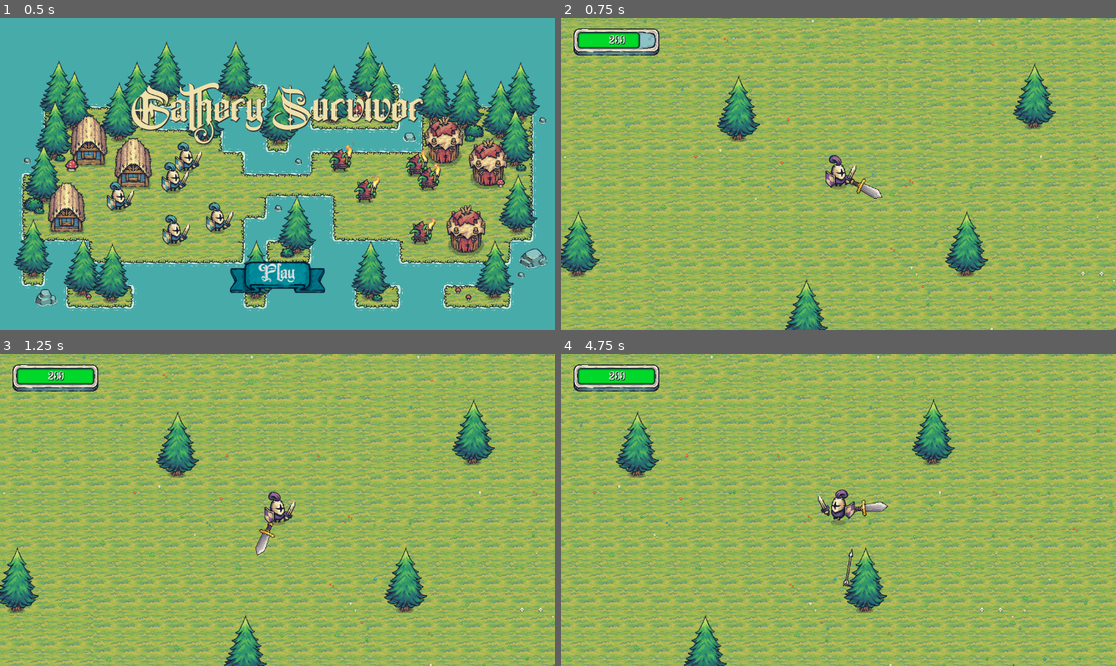
Above: before the commit, frames 1-4 (two rows, left to right).
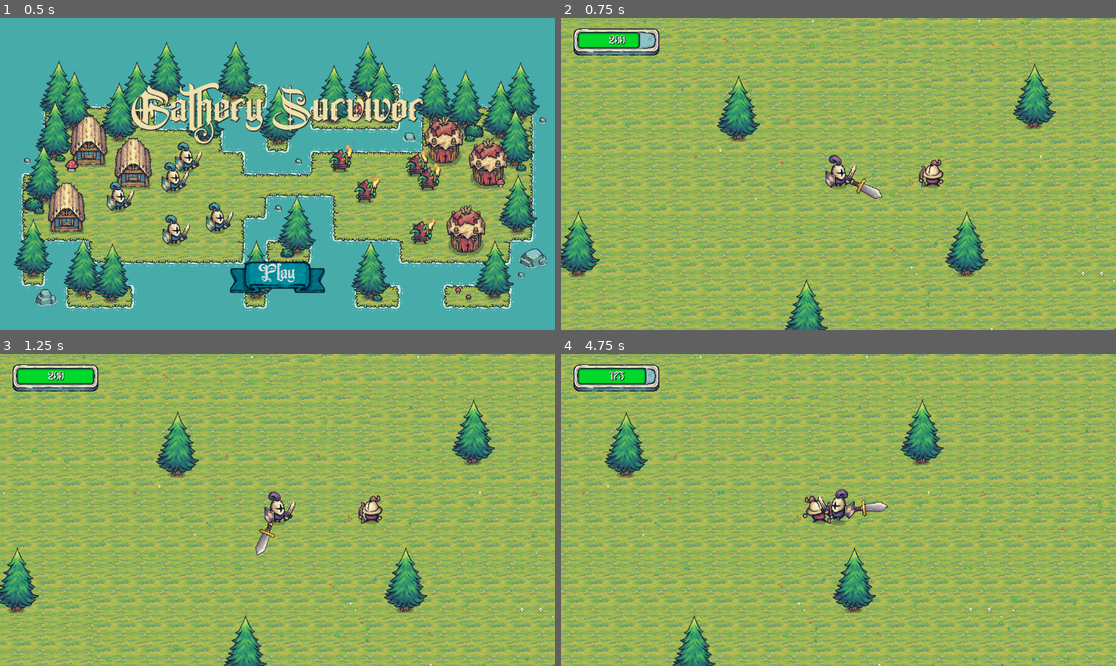
Above: after the commit, the same moments.

Repository: dev-abraao/gathery-survivor
Game: Godot game, scene res://Scenes/Menu/main_menu.tscn
Same seed, same stepped clock (60 frames per second), same inputs: the game is played once before the commit and once after it. Sound files missing from this copy of the repository are replaced by a short silence.
Inputs:
- Up to frame 1 (0.5 s): no input
- Up to frame 2 (0.75 s): click "Play" at 0.5 s
- Up to frame 3 (1.25 s): no input
- Up to frame 4 (4.75 s): hold Right (ui_right) 1.28-2.03 s; hold Down (ui_down) 2.03-2.78 s; hold Right (ui_right) 2.78-3.53 s; hold Up (ui_up) 3.53-4.28 s; hold Left (ui_left) from 4.28 s (still down)

Frame 1 is identical in both runs. In frame 2, 0.3% of the frame differs, in the area x 64-69%, y 45-55%; in frame 3, 0.3%; in frame 4, 51%, in the area x 0-100%, y 0-100%.

Commit message:
archer nerf and level up buff

Diff:
--- a/Scenes/Enemies/Archer/Archer.tscn
+++ b/Scenes/Enemies/Archer/Archer.tscn
@@ -1,12 +1,93 @@
-[gd_scene load_steps=13 format=3 uid="uid://c3p2tc4augo0y"]
+[gd_scene load_steps=34 format=3 uid="uid://c3p2tc4augo0y"]
 
 [ext_resource type="Script" uid="uid://b1a80e5jv2fl4" path="res://Scenes/Enemies/Archer/archer.gd" id="1_v2wp6"]
+[ext_resource type="Texture2D" uid="uid://dinn0mf67uaaf" path="res://Assets/Factions/Knights/Troops/Dead/Dead.png" id="2_7qe04"]
 [ext_resource type="Texture2D" uid="uid://i81tkdxn2qlp" path="res://Assets/Factions/Knights/Troops/Archer/Red/Archer_Red.png" id="2_vdg1n"]
 
 [sub_resource type="CapsuleShape2D" id="CapsuleShape2D_7qe04"]
 radius = 26.0
 height = 70.0
 
+[sub_resource type="AtlasTexture" id="AtlasTexture_te77c"]
+atlas = ExtResource("2_7qe04")
+region = Rect2(0, 0, 128, 128)
+
+[sub_resource type="AtlasTexture" id="AtlasTexture_mo3ob"]
+atlas = ExtResource("2_7qe04")
+region = Rect2(128, 0, 128, 128)
+
+[sub_resource type="AtlasTexture" id="AtlasTexture_1i1hj"]
+atlas = ExtResource("2_7qe04")
+region = Rect2(256, 0, 128, 128)
+
+[sub_resource type="AtlasTexture" id="AtlasTexture_qgnnf"]
+atlas = ExtResource("2_7qe04")
+region = Rect2(384, 0, 128, 128)
+
+[sub_resource type="AtlasTexture" id="AtlasTexture_mb63p"]
+atlas = ExtResource("2_7qe04")
+region = Rect2(512, 0, 128, 128)
+
+[sub_resource type="AtlasTexture" id="AtlasTexture_0xpoj"]
+atlas = ExtResource("2_7qe04")
+region = Rect2(640, 0, 128, 128)
+
+[sub_resource type="AtlasTexture" id="AtlasTexture_cy16e"]
+atlas = ExtResource("2_7qe04")
+region = Rect2(768, 0, 128, 128)
+
+[sub_resource type="AtlasTexture" id="AtlasTexture_k38an"]
+atlas = ExtResource("2_7qe04")
+region = Rect2(0, 128, 128, 128)
+
+[sub_resource type="AtlasTexture" id="AtlasTexture_a8s1q"]
+atlas = ExtResource("2_7qe04")
+region = Rect2(128, 128, 128, 128)
+
+[sub_resource type="AtlasTexture" id="AtlasTexture_ad20k"]
+atlas = ExtResource("2_7qe04")
+region = Rect2(256, 128, 128, 128)
+
+[sub_resource type="AtlasTexture" id="AtlasTexture_3jpb3"]
+atlas = ExtResource("2_7qe04")
+region = Rect2(384, 128, 128, 128)
+
+[sub_resource type="AtlasTexture" id="AtlasTexture_isr83"]
+atlas = ExtResource("2_7qe04")
+region = Rect2(512, 128, 128, 128)
+
+[sub_resource type="AtlasTexture" id="AtlasTexture_c6yv5"]
+atlas = ExtResource("2_7qe04")
+region = Rect2(640, 128, 128, 128)
+
+[sub_resource type="AtlasTexture" id="AtlasTexture_xto8i"]
+atlas = ExtResource("2_7qe04")
+region = Rect2(768, 128, 128, 128)
+
+[sub_resource type="AtlasTexture" id="AtlasTexture_vdg1n"]
+atlas = ExtResource("2_vdg1n")
+region = Rect2(0, 0, 192, 192)
+
+[sub_resource type="AtlasTexture" id="AtlasTexture_7qe04"]
+atlas = ExtResource("2_vdg1n")
+region = Rect2(192, 0, 192, 192)
+
+[sub_resource type="AtlasTexture" id="AtlasTexture_vpetq"]
+atlas = ExtResource("2_vdg1n")
+region = Rect2(384, 0, 192, 192)
+
+[sub_resource type="AtlasTexture" id="AtlasTexture_yb68p"]
+atlas = ExtResource("2_vdg1n")
+region = Rect2(576, 0, 192, 192)
+
+[sub_resource type="AtlasTexture" id="AtlasTexture_ckcc7"]
+atlas = ExtResource("2_vdg1n")
+region = Rect2(768, 0, 192, 192)
+
+[sub_resource type="AtlasTexture" id="AtlasTexture_xhn2u"]
+atlas = ExtResource("2_vdg1n")
+region = Rect2(960, 0, 192, 192)
+
 [sub_resource type="AtlasTexture" id="AtlasTexture_2n3br"]
 atlas = ExtResource("2_vdg1n")
 region = Rect2(0, 768, 192, 192)
@@ -42,6 +123,76 @@
 [sub_resource type="SpriteFrames" id="SpriteFrames_te77c"]
 animations = [{
 "frames": [{
+"duration": 1.0,
+"texture": SubResource("AtlasTexture_te77c")
+}, {
+"duration": 1.0,
+"texture": SubResource("AtlasTexture_mo3ob")
+}, {
+"duration": 1.0,
+"texture": SubResource("AtlasTexture_1i1hj")
+}, {
+"duration": 1.0,
+"texture": SubResource("AtlasTexture_qgnnf")
+}, {
+"duration": 1.0,
+"texture": SubResource("AtlasTexture_mb63p")
+}, {
+"duration": 1.0,
+"texture": SubResource("AtlasTexture_0xpoj")
+}, {
+"duration": 1.0,
+"texture": SubResource("AtlasTexture_cy16e")
+}, {
+"duration": 1.0,
+"texture": SubResource("AtlasTexture_k38an")
+}, {
+"duration": 1.0,
+"texture": SubResource("AtlasTexture_a8s1q")
+}, {
+"duration": 1.0,
+"texture": SubResource("AtlasTexture_ad20k")
+}, {
+"duration": 1.0,
+"texture": SubResource("AtlasTexture_3jpb3")
+}, {
+"duration": 1.0,
+"texture": SubResource("AtlasTexture_isr83")
+}, {
+"duration": 1.0,
+"texture": SubResource("AtlasTexture_c6yv5")
+}, {
+"duration": 1.0,
+"texture": SubResource("AtlasTexture_xto8i")
+}],
+"loop": true,
+"name": &"death",
+"speed": 10.0
+}, {
+"frames": [{
+"duration": 1.0,
+"texture": SubResource("AtlasTexture_vdg1n")
+}, {
+"duration": 1.0,
+"texture": SubResource("AtlasTexture_7qe04")
+}, {
+"duration": 1.0,
+"texture": SubResource("AtlasTexture_vpetq")
+}, {
+"duration": 1.0,
+"texture": SubResource("AtlasTexture_yb68p")
+}, {
+"duration": 1.0,
+"texture": SubResource("AtlasTexture_ckcc7")
+}, {
+"duration": 1.0,
+"texture": SubResource("AtlasTexture_xhn2u")
+}],
+"loop": true,
+"name": &"idle",
+"speed": 10.0
+}, {
+"frames": [{
 "duration": 2.0,
 "texture": SubResource("AtlasTexture_2n3br")
 }, {
@@ -57,7 +208,7 @@
 "duration": 2.0,
 "texture": SubResource("AtlasTexture_0qcgx")
 }, {
-"duration": 2.0,
+"duration": 1.0,
 "texture": SubResource("AtlasTexture_6ado5")
 }, {
 "duration": 2.0,
@@ -68,7 +219,7 @@
 }],
 "loop": true,
 "name": &"shoot",
-"speed": 5.0
+"speed": 10.0
 }]
 
 [node name="Archer" type="CharacterBody2D"]
@@ -81,4 +232,5 @@
 [node name="AnimatedSprite2D" type="AnimatedSprite2D" parent="."]
 sprite_frames = SubResource("SpriteFrames_te77c")
 animation = &"shoot"
-frame_progress = 0.434643
+
+[connection signal="animation_finished" from="AnimatedSprite2D" to="." method="_on_animated_sprite_2d_animation_finished"]
--- a/Scenes/Enemies/Archer/Arrow/Arrow.tscn
+++ b/Scenes/Enemies/Archer/Arrow/Arrow.tscn
@@ -4,17 +4,17 @@
 [ext_resource type="Texture2D" uid="uid://dj72stjir6xi3" path="res://Assets/Factions/Knights/Troops/Archer/Arrow/Arrow.png" id="1_tw5rp"]
 
 [sub_resource type="RectangleShape2D" id="RectangleShape2D_62jlb"]
-size = Vector2(101, 11)
+size = Vector2(64, 11)
 
 [node name="Arrow" type="Area2D"]
 z_index = 1
 script = ExtResource("1_62jlb")
 
 [node name="CollisionShape2D" type="CollisionShape2D" parent="."]
-position = Vector2(18.5, -0.5)
+position = Vector2(19, -0.5)
 shape = SubResource("RectangleShape2D_62jlb")
 
 [node name="Sprite2D" type="Sprite2D" parent="."]
 position = Vector2(18.5, 0)
-scale = Vector2(1.57813, 1)
+scale = Vector2(1, 0.634)
 texture = ExtResource("1_tw5rp")
--- a/Scenes/Enemies/Archer/Arrow/arrow.gd
+++ b/Scenes/Enemies/Archer/Arrow/arrow.gd
@@ -1,7 +1,7 @@
 extends Area2D
 
-var speed: float = 500.0
-var damage: int = 50
+var speed: float = 350.0
+var damage: int = 25
 var direction: Vector2
 var lifetime: float = 5.0
 @onready var sprite = $Sprite2D
--- a/Scenes/Enemies/Archer/archer.gd
+++ b/Scenes/Enemies/Archer/archer.gd
@@ -6,9 +6,9 @@
 @onready var damage_sound: AudioStreamPlayer2D = $DamageSound
 
 
-const attack_cooldown = 3
+const attack_cooldown = 5
 var is_attacking = false
-var attack_timer = 0.0
+var attack_timer = 3
 var max_health = 20
 var current_health = 30
 var is_dead = false
@@ -19,6 +19,8 @@
 
 	var damage_sound_path = "res://Audio/SFX/HitPlayer.mp3"
 	var damage_audio = load(damage_sound_path)
+
+	animated_sprite.play("idle")
 
 	if damage_audio and damage_sound:
 		damage_sound.stream = damage_audio
--- a/Scenes/Enemies/Goblin/Enemy.tscn
+++ b/Scenes/Enemies/Goblin/Enemy.tscn
@@ -272,7 +272,7 @@
 
 [node name="AnimatedSprite2D" type="AnimatedSprite2D" parent="."]
 sprite_frames = SubResource("SpriteFrames_24dk6")
-animation = &"attack"
+animation = &"death"
 
 [node name="DamageSound" type="AudioStreamPlayer2D" parent="."]
 position = Vector2(-1, 0)
--- a/Scenes/Leveling Menu/level_up_menu.gd
+++ b/Scenes/Leveling Menu/level_up_menu.gd
@@ -27,7 +27,7 @@
 
 func update_button_texts():
     if player:
-        health_button.text = "❤️ +30 Health\nCurrent: " + str(int(player.health)) + "/" + str(int(player.max_health))
+        health_button.text = "❤️ +50 Health\nCurrent: " + str(int(player.health)) + "/" + str(int(player.max_health))
         speed_button.text = "⚡ +50 Speed\nCurrent: " + str(int(player.current_speed))
         damage_button.text = "💥 +50% Damage\nCurrent: " + player.get_damage_info()
         rotation_button.text = "🌪️ +40% Rotation\nCurrent: " + player.get_speed_info()
--- a/Scenes/Leveling Menu/level_up_menu.tscn
+++ b/Scenes/Leveling Menu/level_up_menu.tscn
@@ -116,7 +116,7 @@
 theme_override_colors/font_hover_color = Color(1, 0.8, 0, 1)
 theme_override_colors/font_color = Color(1, 1, 1, 1)
 theme_override_font_sizes/font_size = 20
-text = "❤️ +30 Health
+text = "❤️ +50 Health
 Restore to full HP"
 
 [node name="SpeedButton" type="Button" parent="CenterContainer/Panel/VBoxContainer/OptionsContainer/PlayerSection/PlayerPanel/PlayerOptions"]
--- a/Scenes/Player/character_body_2d.gd
+++ b/Scenes/Player/character_body_2d.gd
@@ -165,7 +165,7 @@
 
 # UPGRADES DO PLAYER
 func upgrade_health():
-	max_health += 30.0
+	max_health += 50.0
 	health = max_health  # Heal completo
 	print("❤️ Vida máxima aumentada para: ", max_health)
 	create_upgrade_effect(Color.GREEN)
--- a/Scenes/Spawner/spawner.gd
+++ b/Scenes/Spawner/spawner.gd
@@ -24,8 +24,8 @@
 func _ready():
 	print("Spawner iniciado!")
 	enemies = [
-	{"scene": goblin_scene},
-	{"scene": archer_scene}
+	{"scene": goblin_scene, "weight": 70},
+	{"scene": archer_scene,	"weight": 30}
 ]
 
 
@@ -105,14 +105,28 @@
 	return true
 
 func create_enemy_at_position(spawn_pos: Vector2):
-	var enemy_index = randi_range(0, enemies.size() -1)
-	var selected_enemy = enemies[enemy_index]
-	var enemy_instance = selected_enemy["scene"].instantiate()
+	var selected_enemy = select_enemy_by_weight()
+	var enemy_instance = selected_enemy.instantiate()
 	enemy_instance.position = spawn_pos
 	enemy_instance.z_index = 1
 
 	get_parent().add_child(enemy_instance)
 
+func select_enemy_by_weight():
+	var total_weight = 0
+	for enemy in enemies:
+		total_weight += enemy["weight"]
+
+	var random_value = randf() * total_weight
+	var cumulative_weight = 0
+
+	for enemy in enemies:
+		cumulative_weight += enemy["weight"]
+		if random_value < cumulative_weight:
+			return enemy["scene"]
+
+	return goblin_scene  # Fallback if no enemy is selected
+
 func get_spawn_info() -> String:
 	var player_level = player.get_level() if player else 1
 	return "Nível " + str(player_level) + " | Timer: " + str(snappedf(current_spawn_timer, 0.1)) + "s | Inimigos: " + str(enemies_per_spawn)
--- a/node_2d.tscn
+++ b/node_2d.tscn
@@ -1,12 +1,13 @@
-[gd_scene load_steps=8 format=4 uid="uid://uvtd1vvu81t7"]
+[gd_scene load_steps=9 format=4 uid="uid://uvtd1vvu81t7"]
 
 [ext_resource type="PackedScene" uid="uid://dwaj10bvg23dd" path="res://Scenes/World/World.tscn" id="1_0hol4"]
-[ext_resource type="Script" uid="uid://dbyydccj3yvhi" path="res://node_2d.gd" id="1_kdubu"]
+[ext_resource type="Script" path="res://node_2d.gd" id="1_kdubu"]
 [ext_resource type="PackedScene" uid="uid://cc1kimtooevdn" path="res://Scenes/Trees/Trees.tscn" id="5_q6r6c"]
 [ext_resource type="PackedScene" uid="uid://b3b80psk6gogb" path="res://Scenes/Player/Player.tscn" id="6_d21ai"]
 [ext_resource type="PackedScene" uid="uid://buh75rwtk5pca" path="res://Scenes/Decorations/Decorations.tscn" id="6_kdubu"]
 [ext_resource type="PackedScene" uid="uid://cusur0uf5cq64" path="res://Scenes/Spawner/Spawner.tscn" id="7_d21ai"]
 [ext_resource type="PackedScene" uid="uid://bq3h7kw8x5vmp" path="res://Scenes/Music Manager/MusicManager.tscn" id="8_music"]
+[ext_resource type="PackedScene" uid="uid://c3p2tc4augo0y" path="res://Scenes/Enemies/Archer/Archer.tscn" id="8_rj586"]
 
 [node name="Node2D" type="Node2D"]
 y_sort_enabled = true
@@ -29,3 +30,6 @@
 tile_map_data = PackedByteArray("AAC3/5v/AgABAAMAAADE/6X/AAAbAAIAAABGAL3/BAAAAAEAAABJAMb/AAAeAAQAAABOALr/AAAdAAMAAABPAK …(11632 unchanged characters)…
 
 [node name="World" parent="." instance=ExtResource("1_0hol4")]
+
+[node name="Archer" parent="." instance=ExtResource("8_rj586")]
+position = Vector2(-30, -477)
